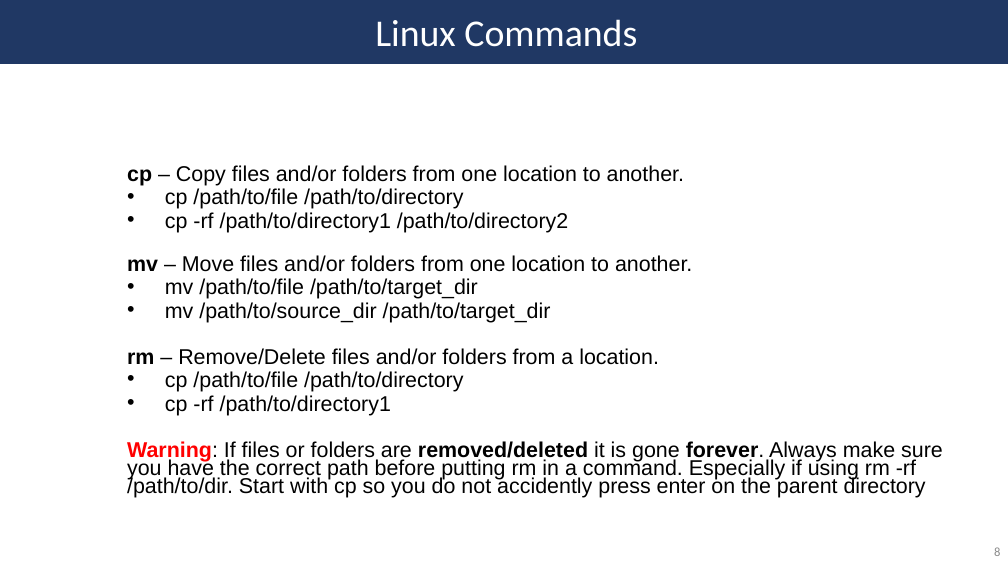
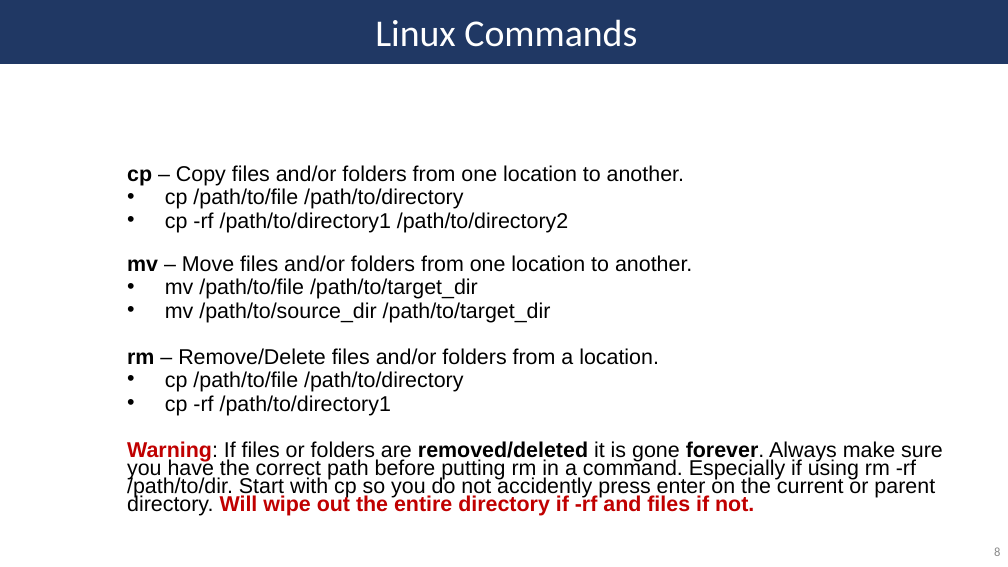
Before and after one commit to SycuroLab/arc_best_practices, a slide deck: slide 8 of arc_best_practices_presentation.pptx. Drawn at 1008x567 pixels with LibreOffice and Linux fonts; fonts in the diff are those of the drawing. Boxes give left, top, right and bottom in pixels: in the first picture for what was removed or moved away, otherwise in the second. Text is boxed around its words. In the diff, an @@ line names an element or a change of style, - is before the commit and + after.

```diff
--- a/arc_best_practices_presentation.pptx
+++ b/arc_best_practices_presentation.pptx
@@ text at [127,441,943,516]: text changed @@
-  Warning: If files or folders are removed/deleted it is gone forever. Always make sure you have the correct path before putting rm in a command. Especially if using rm -rf /path/to/dir. Start with cp so you do not accidently press enter on the parent directory
+  Warning: If files or folders are removed/deleted it is gone forever. Always make sure you have the correct path before putting rm in a command. Especially if using rm -rf /path/to/dir. Start with cp so you do not accidently press enter on the current or parent directory. Will wipe out the entire directory if -rf and files if not.
```
Also in this commit, not shown: 4 other slides changed, 5 slides added, 14 slides removed.
